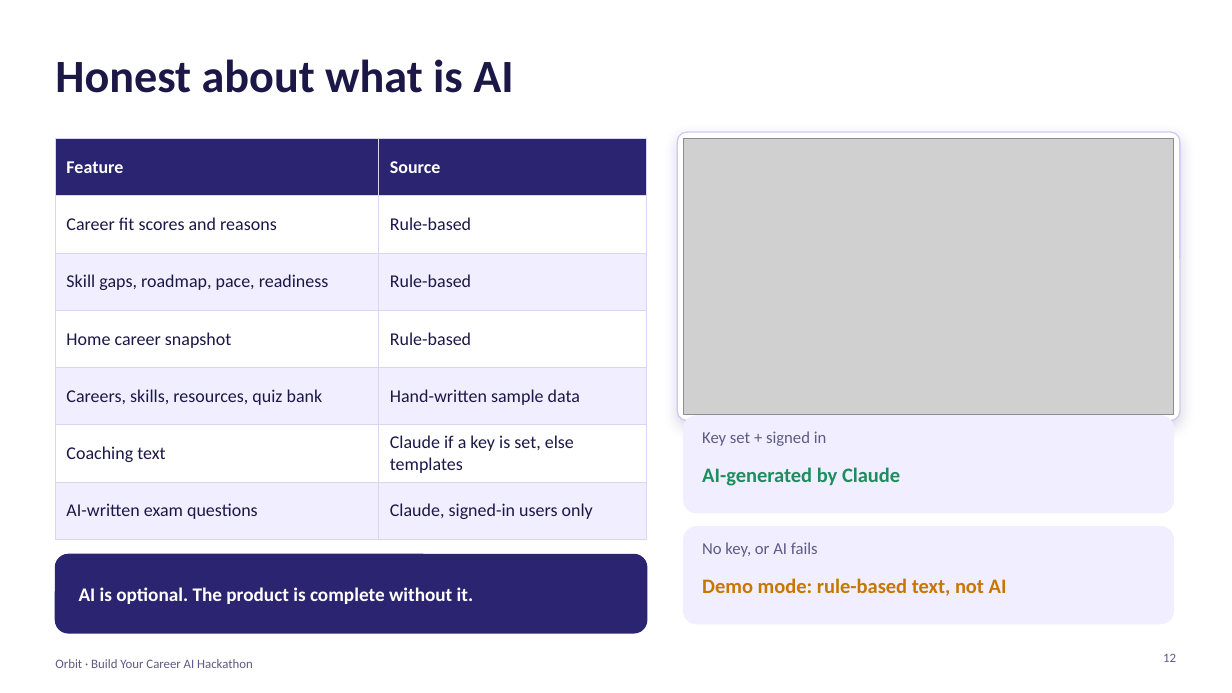
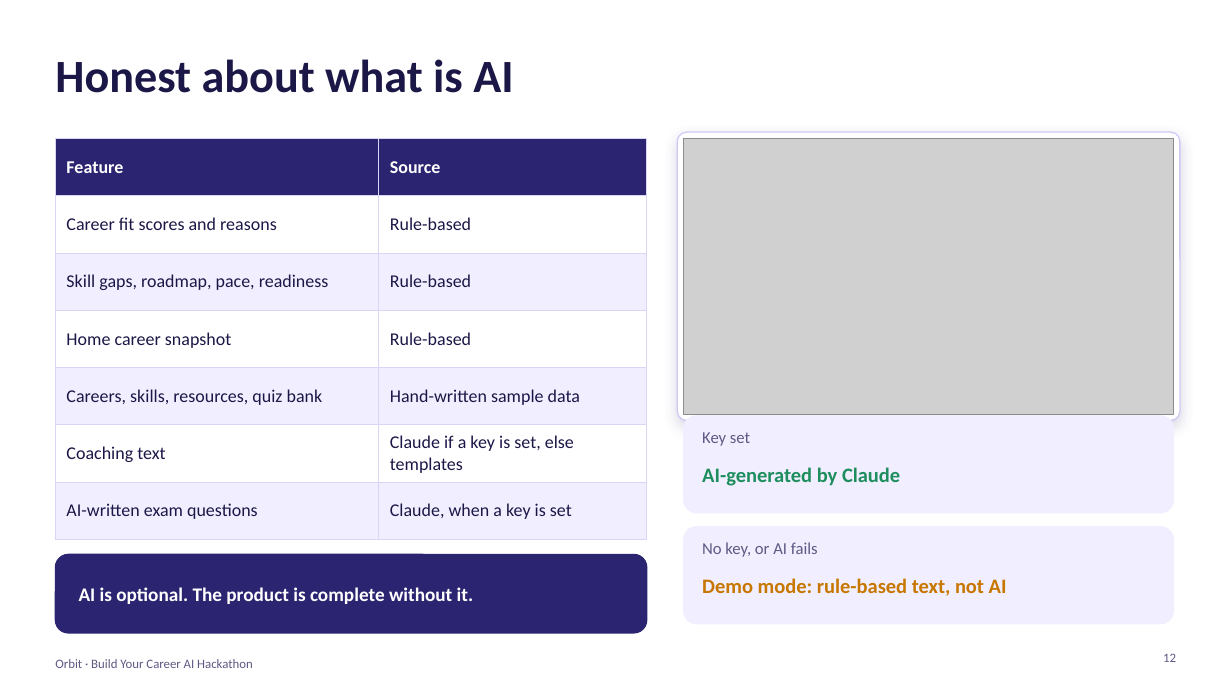
Before and after one commit to 111Reihan/AI-Powered-Career-Development-Hackathon, a slide deck: slide 12 of docs/Orbit-pitch-deck-v2.pptx. Drawn at 1232x693 pixels with LibreOffice and Linux fonts; fonts in the diff are those of the drawing; grey boxes stand for pictures. Boxes give left, top, right and bottom in pixels: in the first picture for what was removed or moved away, otherwise in the second. Text is boxed around its words. In the diff, an @@ line names an element or a change of style, - is before the commit and + after.

```diff
--- a/docs/Orbit-pitch-deck-v2.pptx
+++ b/docs/Orbit-pitch-deck-v2.pptx
@@ table at (55,139,647,523) @@
-row 7, column 2: Claude, signed-in users only
+row 7, column 2: Claude, when a key is set
@@ text at (702,432,750,446): text changed @@
-Key set + signed in
+Key set
```
Also in this commit, not shown: 6 other slides changed, 1 slide added, 1 slide removed, 21 other files.
